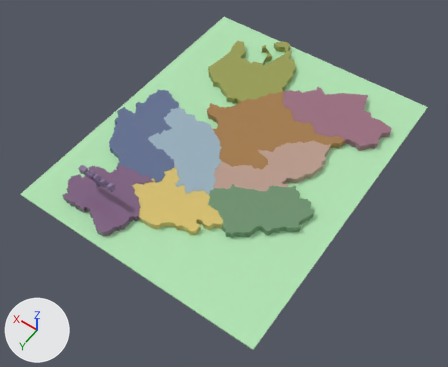
What one commit did to the glTF model prot/prot.glb.
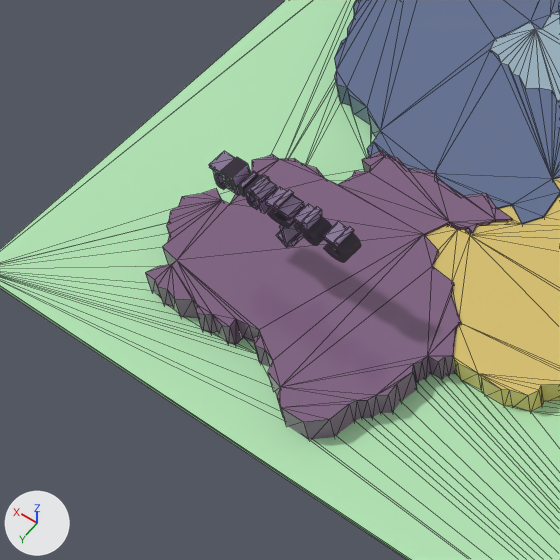
Each version is shown whole from a 50 mm camera at (-2.78, 4.13, 5.68) aimed at (-0.14, 0.44, -0.12), then close up on the part from 6% to 37% of the width and 35% to 73% of the height. The axes (+X, +Y, +Z) are drawn at lower left. The lights are the same throughout. The close-ups show mesh edges as thin lines. Vertices at the same position are counted once.

The older version as bpy lines, for what is in view:
```python
me_mesh_0 = bpy.data.meshes.new('Mesh_0')
me_mesh_0.from_pydata(...)  # 370 vertices, 376 faces; spans x -1.6..1.6, y -2.0..2.0, z -0.01..0.01
me_mesh_0.materials.append(mat_マテリアル)  # green #b4e7b6
me_mesh_10 = bpy.data.meshes.new('Mesh_10')
me_mesh_10.from_pydata(...)  # 1388 vertices, 2764 faces; spans x 0.539..1.025, y 1.486..1.546, z 0.254..0.446
me_mesh_10.materials.append(mat_マテリアル_001)  # purple #8c799c
me_mesh_3 = bpy.data.meshes.new('Mesh_3')
me_mesh_3.from_pydata(...)  # 228 vertices, 452 faces; spans x 0.365..1.52, y -0.243..1.087, z -0.001..0.095
me_mesh_3.materials.append(mat_koti)  # blue #637193
ob_0_dodai_cube_001 = bpy.data.objects.new('0_dodai_Cube.001', me_mesh_0)
ob_0_dodai_cube_001.location = (0.0, 0.0, 0.0)
ob_4_koti_cube_005 = bpy.data.objects.new('4_koti_Cube.005', me_mesh_3)
ob_4_koti_cube_005.location = (0.0, 0.0, 0.0)
ob_テキスト = bpy.data.objects.new('テキスト', me_mesh_10)
ob_テキスト.location = (0.0, 0.0, 0.0)
# also in view: '5_takaya_Cube.006' at (0.4, 0.42, 0.05); '2_toyotomi_Cube.003' at (0.03, 1.1, 0.05); '1_toyosaka_Cube.011' at (0.76, 1.44, 0.05)
```
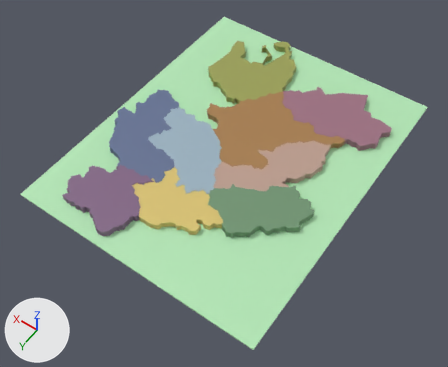
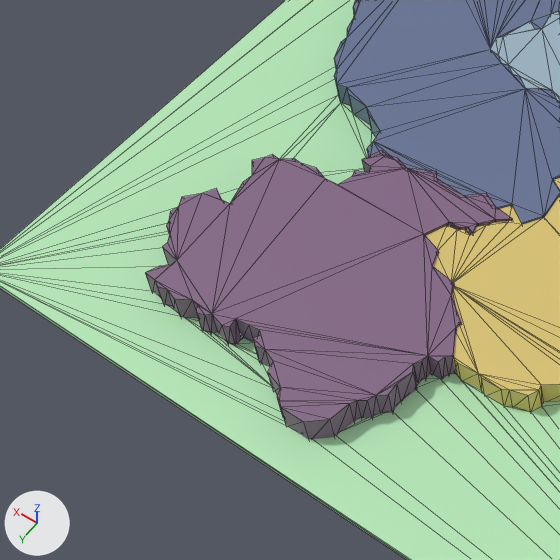
Where the newer file only moved an object's origin or applied its transform, the numbers keep the older frame.

Changed parts and their boxes (x1, y1, x2, y2) in the close-ups (560 x 560 px; the box of a moved part takes in the faces that stretch with it):
'テキスト', deleted: before (209, 151, 361, 262)
part 1 of me_mesh_0, moved or reshaped: (0, 0, 560, 560) in both

Patch to the scene script:
```diff
--- a/prot/prot.glb.py
+++ b/prot/prot.glb.py
@@ me_mesh_0 @@
 # used by ob_0_dodai_cube_001; location = (0.0, 0.0, 0.0)
-me_mesh_0.from_pydata(...)  # 370 vertices, 376 faces; spans x -1.6..1.6, y -2.0..2.0, z -0.01..0.01
+me_mesh_0.from_pydata(...)  # 371 vertices, 381 faces; spans x -1.6..1.6, y -2.0..2.0, z -0.01..0.01
+# me_mesh_0 part 1
+# 202 faces are deleted
+# 1 vertex is added at (-0.41, 1.15, 0.01)
+# 207 new faces join them
 me_mesh_0.materials.append(mat_マテリアル)
@@ ob_テキスト @@
-ob_テキスト = bpy.data.objects.new('テキスト', me_mesh_10)
-ob_テキスト.location = (0.0, 0.0, 0.0)
```
